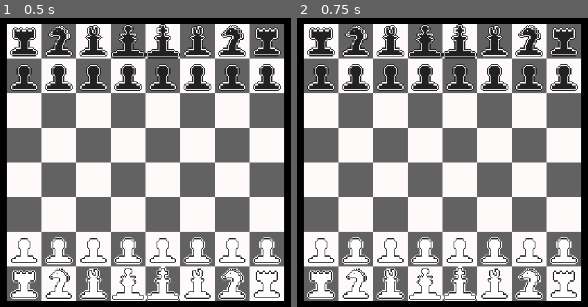
Above: before the commit, frames 1-2 (left to right).
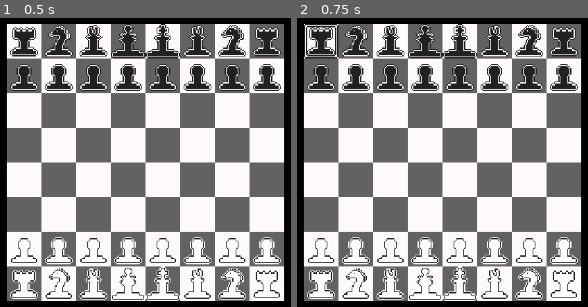
Above: after the commit, the same moments.

Repository: televisionia/untitled-chess-game
Game: Godot game, scene res://chess_2d.tscn
Two runs of this game, one before a commit and one after it. Both use one fixed random seed, a clock stepped at 60 frames per second and the inputs below.
Inputs (mouse positions are in pixels of both pictures, inside the frame that each line leads up to):
- Up to frame 1 (0.5 s): no input
- Up to frame 2 (0.75 s): click (320, 41) at 0.52 s

Frame 1 is identical in both runs. In frame 2, 0.5% of the frame differs, in the area x 2-15%, y 2-15%.

Commit message:
Pieces can now move

Diff:
--- a/Board_Components/Base/Empty.tscn
+++ b/Board_Components/Base/Empty.tscn
@@ -2,7 +2,7 @@
 
 [ext_resource type="Texture2D" uid="uid://b8gsams5f0bay" path="res://Images/Base/Empty.png" id="1_kf4v7"]
 
-[node name="EMPTY" type="TextureRect"]
+[node name="LIGHT_PAWN" type="TextureRect"]
 offset_right = 50.0
 offset_bottom = 50.0
 size_flags_horizontal = 3
--- /dev/null
+++ b/Board_Components/Base/Path.tscn
@@ -0,0 +1,11 @@
+[gd_scene load_steps=2 format=3 uid="uid://dhnpa1nvlo4bt"]
+
+[ext_resource type="Texture2D" uid="uid://b6byckkrxofvp" path="res://Images/Game/Path_Box.png" id="1_ucrgt"]
+
+[node name="PATH" type="TextureRect"]
+offset_right = 40.0
+offset_bottom = 40.0
+size_flags_horizontal = 3
+size_flags_vertical = 3
+mouse_filter = 2
+texture = ExtResource("1_ucrgt")
--- a/Board_Components/Base/Square_Dark.tscn
+++ b/Board_Components/Base/Square_Dark.tscn
@@ -7,4 +7,5 @@
 offset_bottom = 40.0
 size_flags_horizontal = 3
 size_flags_vertical = 3
+mouse_filter = 2
 texture = ExtResource("1_qa66l")
--- a/Board_Components/Base/Square_Light.tscn
+++ b/Board_Components/Base/Square_Light.tscn
@@ -7,4 +7,5 @@
 offset_bottom = 40.0
 size_flags_horizontal = 3
 size_flags_vertical = 3
+mouse_filter = 2
 texture = ExtResource("1_n6lmn")
--- a/Board_Components/Pieces/Dark_Piece_Bishop.tscn
+++ b/Board_Components/Pieces/Dark_Piece_Bishop.tscn
@@ -7,5 +7,6 @@
 offset_bottom = 50.0
 size_flags_horizontal = 3
 size_flags_vertical = 3
+mouse_filter = 2
 texture = ExtResource("1_r05dv")
 expand_mode = 4
--- a/Board_Components/Pieces/Dark_Piece_King.tscn
+++ b/Board_Components/Pieces/Dark_Piece_King.tscn
@@ -7,5 +7,6 @@
 offset_bottom = 50.0
 size_flags_horizontal = 3
 size_flags_vertical = 3
+mouse_filter = 2
 texture = ExtResource("1_ie7ln")
 expand_mode = 4
--- a/Board_Components/Pieces/Dark_Piece_Knight.tscn
+++ b/Board_Components/Pieces/Dark_Piece_Knight.tscn
@@ -7,5 +7,6 @@
 offset_bottom = 50.0
 size_flags_horizontal = 3
 size_flags_vertical = 3
+mouse_filter = 2
 texture = ExtResource("1_dj508")
 expand_mode = 4
--- a/Board_Components/Pieces/Dark_Piece_Pawn.tscn
+++ b/Board_Components/Pieces/Dark_Piece_Pawn.tscn
@@ -7,5 +7,6 @@
 offset_bottom = 50.0
 size_flags_horizontal = 3
 size_flags_vertical = 3
+mouse_filter = 2
 texture = ExtResource("1_5rj7h")
 expand_mode = 4
--- a/Board_Components/Pieces/Dark_Piece_Queen.tscn
+++ b/Board_Components/Pieces/Dark_Piece_Queen.tscn
@@ -7,5 +7,6 @@
 offset_bottom = 50.0
 size_flags_horizontal = 3
 size_flags_vertical = 3
+mouse_filter = 2
 texture = ExtResource("1_37txp")
 expand_mode = 4
--- a/Board_Components/Pieces/Dark_Piece_Rook.tscn
+++ b/Board_Components/Pieces/Dark_Piece_Rook.tscn
@@ -7,5 +7,6 @@
 offset_bottom = 50.0
 size_flags_horizontal = 3
 size_flags_vertical = 3
+mouse_filter = 2
 texture = ExtResource("1_re3cl")
 expand_mode = 4
--- a/Board_Components/Pieces/Light_Piece_Bishop.tscn
+++ b/Board_Components/Pieces/Light_Piece_Bishop.tscn
@@ -7,5 +7,6 @@
 offset_bottom = 50.0
 size_flags_horizontal = 3
 size_flags_vertical = 3
+mouse_filter = 2
 texture = ExtResource("1_14p5c")
 expand_mode = 4
--- a/Board_Components/Pieces/Light_Piece_King.tscn
+++ b/Board_Components/Pieces/Light_Piece_King.tscn
@@ -7,5 +7,6 @@
 offset_bottom = 50.0
 size_flags_horizontal = 3
 size_flags_vertical = 3
+mouse_filter = 2
 texture = ExtResource("1_7n5m2")
 expand_mode = 4
--- a/Board_Components/Pieces/Light_Piece_Knight.tscn
+++ b/Board_Components/Pieces/Light_Piece_Knight.tscn
@@ -7,5 +7,6 @@
 offset_bottom = 50.0
 size_flags_horizontal = 3
 size_flags_vertical = 3
+mouse_filter = 2
 texture = ExtResource("1_m3g10")
 expand_mode = 4
--- a/Board_Components/Pieces/Light_Piece_Pawn.tscn
+++ b/Board_Components/Pieces/Light_Piece_Pawn.tscn
@@ -7,5 +7,6 @@
 offset_bottom = 50.0
 size_flags_horizontal = 3
 size_flags_vertical = 3
+mouse_filter = 2
 texture = ExtResource("1_c4i6t")
 expand_mode = 4
--- a/Board_Components/Pieces/Light_Piece_Queen.tscn
+++ b/Board_Components/Pieces/Light_Piece_Queen.tscn
@@ -7,5 +7,6 @@
 offset_bottom = 50.0
 size_flags_horizontal = 3
 size_flags_vertical = 3
+mouse_filter = 2
 texture = ExtResource("1_hkn3a")
 expand_mode = 4
--- a/Board_Components/Pieces/Light_Piece_Rook.tscn
+++ b/Board_Components/Pieces/Light_Piece_Rook.tscn
@@ -7,5 +7,6 @@
 offset_bottom = 50.0
 size_flags_horizontal = 3
 size_flags_vertical = 3
+mouse_filter = 2
 texture = ExtResource("1_jrbl4")
 expand_mode = 4
--- a/Chess_Script.gd
+++ b/Chess_Script.gd
@@ -1,7 +1,7 @@
 extends Control
 
 # For identifying what sprite to render on each slot
-enum SLOT_ID {EMPTY, SQUARE_LIGHT, SQUARE_DARK,
+enum SLOT_ID {EMPTY, SQUARE_LIGHT, SQUARE_DARK, PATH,
 LIGHT_PIECE_PAWN, LIGHT_PIECE_ROOK, LIGHT_PIECE_KNIGHT, LIGHT_PIECE_BISHOP, LIGHT_PIECE_QUEEN, LIGHT_PIECE_KING,
 DARK_PIECE_PAWN, DARK_PIECE_ROOK, DARK_PIECE_KNIGHT, DARK_PIECE_BISHOP, DARK_PIECE_QUEEN, DARK_PIECE_KING}
 
@@ -9,6 +9,8 @@
 preload("res://Board_Components/Base/Empty.tscn"),
 
 preload("res://Board_Components/Base/Square_Light.tscn"), preload("res://Board_Components/Base/Square_Dark.tscn"),
+
+preload("res://Board_Components/Base/Path.tscn"),
 
 preload("res://Board_Components/Pieces/Light_Piece_Pawn.tscn"), preload("res://Board_Components/Pieces/Light_Piece_Rook.tscn"),
 preload("res://Board_Components/Pieces/Light_Piece_Knight.tscn"), preload("res://Board_Components/Pieces/Light_Piece_Bishop.tscn"),
@@ -19,6 +21,12 @@
 preload("res://Board_Components/Pieces/Dark_Piece_Queen.tscn"), preload("res://Board_Components/Pieces/Dark_Piece_King.tscn")
 ]
 
+var PIECE_BUTTON = preload("res://Piece_Control.tscn")
+
+var PATH_BUTTON = preload("res://Path_Control.tscn")
+
+var SELECTED_PIECE = null
+
 # Size of board
 var BOARD_ROWS = 8
 var BOARD_COLUMNS = 8
@@ -27,25 +35,33 @@
 var LAYERS = []
 var LAYER_OBJECT = preload("res://Layer.tscn")
 
+var BASE_LAYER = 0
+var PIECE_LAYER = 1
+var OVERLAY_LAYER = 2
+
+
+
 func make_layer(layer):
-	var board = LAYER_OBJECT.instantiate()
-	board.name = "Layer" + str(layer)
-	board.columns = BOARD_COLUMNS
-	add_child(board)
-	board.set_owner(self)
-	LAYERS.insert(layer, [])
-
-	board.anchor_left = 0.5
-	board.anchor_right = 0.5
-	board.anchor_top = 0.5
-	board.anchor_bottom = 0.5
-
-
-	board.size.x = 400
-	var square_height = size.x / BOARD_COLUMNS
-	board.size.y = square_height * BOARD_ROWS
-
-	return board
+	if get_node("Layer" + str(layer)) == null:
+		var board = LAYER_OBJECT.instantiate()
+		board.name = "Layer" + str(layer)
+		board.columns = BOARD_COLUMNS
+		add_child(board)
+		board.set_owner(self)
+		LAYERS.insert(layer, [])
+
+		board.anchor_left = 0.5
+		board.anchor_right = 0.5
+		board.anchor_top = 0.5
+		board.anchor_bottom = 0.5
+
+
+		board.size.x = 400
+		var square_height = size.x / BOARD_COLUMNS
+		board.size.y = square_height * BOARD_ROWS
+
+		return board
+	return null
 
 
 func setup_base(layer):
@@ -113,28 +129,546 @@
 				_:
 					layer_slots[row].insert(column, SLOT_ID.EMPTY)
 
+func setup_overlay(layer):
+	make_layer(layer)
+	var layer_slots = LAYERS[layer]
+
+	for row in range(BOARD_ROWS):
+		layer_slots.insert(row, [])
+		for column in range(BOARD_COLUMNS):
+			layer_slots[row].insert(column, SLOT_ID.EMPTY)
+
 func clear_layer(layer):
 	var grid = get_node("Layer" + str(layer))
 	for object in grid.get_children():
 		grid.remove_child(object)
 		object.queue_free()
 
+func draw_layer(layer_id):
+	var layer = LAYERS[layer_id]
+	clear_layer(layer_id)
+
+	var layer_object = get_node("Layer" + str(layer_id))
+	for row in layer:
+		for column in row:
+			var new_object = SLOT_OBJECTS[column].instantiate()
+			new_object.add_to_group(str(new_object.name))
+			layer_object.add_child(new_object)
+			new_object.owner = layer_object
+			new_object.mouse_filter = 2
+			if column >= SLOT_ID.LIGHT_PIECE_PAWN and column <= SLOT_ID.DARK_PIECE_KING:
+				var new_button = PIECE_BUTTON.instantiate()
+
+				new_object.add_child(new_button)
+				new_button.owner = new_object
+				new_button.pressed.connect(self._piece_selected.bind(new_object))
+			elif column == SLOT_ID.PATH:
+				var new_button = PATH_BUTTON.instantiate()
+
+				new_object.add_child(new_button)
+				new_button.owner = new_object
+				new_button.pressed.connect(self._path_selected.bind(new_object))
+
 func draw_board():
 	var i = 0
 	for layer in LAYERS:
-		clear_layer(i)
-		for row in layer:
-			for column in row:
-				get_node("Layer" + str(i)).add_child(SLOT_OBJECTS[column].instantiate())
+		draw_layer(i)
 		i += 1
 
-
-# Called when the node enters the scene tree for the first time.
+func create_paths(piece, path_list, diag_path_list, attack_list, diag_attack_list):
+	setup_overlay(OVERLAY_LAYER)
+	draw_layer(OVERLAY_LAYER)
+	if path_list == null and diag_path_list == null:
+		return
+	var piece_slots = LAYERS[PIECE_LAYER]
+	var overlay_slots = LAYERS[OVERLAY_LAYER]
+
+
+	var origin_index = piece.get_index()
+	var origin_column = origin_index % BOARD_COLUMNS
+	var origin_row = (origin_index - origin_index % BOARD_COLUMNS) / BOARD_ROWS
+
+	var blocked_list = []
+
+	if path_list != null:
+		for path in path_list:
+			var column = path[0]
+			var row = path[1]
+			if row + origin_row >= 0 and row + origin_row < BOARD_ROWS and column + origin_column >= 0 and column + origin_column < BOARD_COLUMNS:
+				if piece_slots[row + origin_row][column + origin_column] == SLOT_ID.EMPTY:
+					if (path in blocked_list) or ([path[0], path[1] + 1] in blocked_list) or ([path[0], path[1] - 1] in blocked_list) or ([path[0] + 1, path[1]] in blocked_list) or ([path[0] - 1, path[1]] in blocked_list):
+						blocked_list.append(path)
+					else:
+						overlay_slots[row + origin_row][column + origin_column] = SLOT_ID.PATH
+				else:
+					blocked_list.append(path)
+
+	blocked_list = []
+
+	if diag_path_list != null:
+		for path in diag_path_list:
+			var column = path[0]
+			var row = path[1]
+			if row + origin_row >= 0 and row + origin_row < BOARD_ROWS and column + origin_column >= 0 and column + origin_column < BOARD_COLUMNS:
+				if piece_slots[row + origin_row][column + origin_column] == SLOT_ID.EMPTY:
+					if (path in blocked_list) or ([path[0] + 1, path[1] + 1] in blocked_list) or ([path[0] - 1, path[1] - 1] in blocked_list) or ([path[0] + 1, path[1] - 1] in blocked_list) or ([path[0] - 1, path[1] + 1] in blocked_list):
+						blocked_list.append(path)
+					else:
+						overlay_slots[row + origin_row][column + origin_column] = SLOT_ID.PATH
+				else:
+					blocked_list.append(path)
+
+	blocked_list = []
+
+	if attack_list != null:
+		for path in attack_list:
+			var column = path[0]
+			var row = path[1]
+			if row + origin_row >= 0 and row + origin_row < BOARD_ROWS and column + origin_column >= 0 and column + origin_column < BOARD_COLUMNS:
+				if (path in blocked_list) or ([path[0], path[1] + 1] in blocked_list) or ([path[0], path[1] - 1] in blocked_list) or ([path[0] + 1, path[1]] in blocked_list) or ([path[0] - 1, path[1]] in blocked_list):
+					blocked_list.append(path)
+				else:
+					if piece_slots[row + origin_row][column + origin_column] >= SLOT_ID.DARK_PIECE_PAWN and piece_slots[row + origin_row][column + origin_column] <= SLOT_ID.DARK_PIECE_KING:
+						overlay_slots[row + origin_row][column + origin_column] = SLOT_ID.PATH
+						blocked_list.append(path)
+					elif piece_slots[row + origin_row][column + origin_column] >= SLOT_ID.LIGHT_PIECE_PAWN and piece_slots[row + origin_row][column + origin_column] <= SLOT_ID.LIGHT_PIECE_KING:
+						blocked_list.append(path)
+
+	blocked_list = []
+
+	if diag_attack_list != null:
+		for path in diag_attack_list:
+			var column = path[0]
+			var row = path[1]
+			if row + origin_row >= 0 and row + origin_row < BOARD_ROWS and column + origin_column >= 0 and column + origin_column < BOARD_COLUMNS:
+				if (path in blocked_list) or ([path[0] + 1, path[1] + 1] in blocked_list) or ([path[0] - 1, path[1] - 1] in blocked_list) or ([path[0] + 1, path[1] - 1] in blocked_list) or ([path[0] - 1, path[1] + 1] in blocked_list):
+					blocked_list.append(path)
+				else:
+					if piece_slots[row + origin_row][column + origin_column] >= SLOT_ID.DARK_PIECE_PAWN and piece_slots[row + origin_row][column + origin_column] <= SLOT_ID.DARK_PIECE_KING:
+						overlay_slots[row + origin_row][column + origin_column] = SLOT_ID.PATH
+						blocked_list.append(path)
+					elif piece_slots[row + origin_row][column + origin_column] >= SLOT_ID.LIGHT_PIECE_PAWN and piece_slots[row + origin_row][column + origin_column] <= SLOT_ID.LIGHT_PIECE_KING:
+						blocked_list.append(path)
+
+	draw_layer(OVERLAY_LAYER)
+
+func _piece_selected(piece):
+	SELECTED_PIECE = piece
+	var piece_index = SELECTED_PIECE.get_index()
+	var piece_type = SELECTED_PIECE.get_groups()[0]
+	match piece_type:
+		"LIGHT_PAWN":
+			create_paths(
+				piece,
+			[
+				[0,-1]
+			],
+
+			null,
+
+			null,
+
+			[
+				[1,-1],
+				[-1,-1]
+			]
+			)
+
+		"LIGHT_ROOK":
+			create_paths(
+				piece,
+			[
+				[0,-1],
+				[0,-2],
+				[0,-3],
+				[0,-4],
+				[0,-5],
+				[0,-6],
+				[0,-7],
+				[0,-8],
+				[0,1],
+				[0,2],
+				[0,3],
+				[0,4],
+				[0,5],
+				[0,6],
+				[0,7],
+				[0,8],
+				[-1,0],
+				[-2,0],
+				[-3,0],
+				[-4,0],
+				[-5,0],
+				[-6,0],
+				[-7,0],
+				[-8,0],
+				[1,0],
+				[2,0],
+				[3,0],
+				[4,0],
+				[5,0],
+				[6,0],
+				[7,0],
+				[8,0]
+			],
+
+			null,
+
+			[
+				[0,-1],
+				[0,-2],
+				[0,-3],
+				[0,-4],
+				[0,-5],
+				[0,-6],
+				[0,-7],
+				[0,-8],
+				[0,1],
+				[0,2],
+				[0,3],
+				[0,4],
+				[0,5],
+				[0,6],
+				[0,7],
+				[0,8],
+				[-1,0],
+				[-2,0],
+				[-3,0],
+				[-4,0],
+				[-5,0],
+				[-6,0],
+				[-7,0],
+				[-8,0],
+				[1,0],
+				[2,0],
+				[3,0],
+				[4,0],
+				[5,0],
+				[6,0],
+				[7,0],
+				[8,0]
+			],
+
+			null
+
+			)
+
+		"LIGHT_KNIGHT":
+			create_paths(
+				piece,
+			[
+				[2,-1],
+				[-2,-1],
+				[2,1],
+				[-2,1],
+				[1,-2],
+				[-1,-2],
+				[1,2],
+				[-1,2]
+			],
+
+			null,
+
+			[
+				[2,-1],
+				[-2,-1],
+				[2,1],
+				[-2,1],
+				[1,-2],
+				[-1,-2],
+				[1,2],
+				[-1,2]
+			],
+
+			null
+
+			)
+
+		"LIGHT_BISHOP":
+			create_paths(
+				piece,
+
+			null,
+
+			[
+				[1,1],
+				[2,2],
+				[3,3],
+				[4,4],
+				[5,5],
+				[6,6],
+				[7,7],
+				[8,8],
+				[-1,1],
+				[-2,2],
+				[-3,3],
+				[-4,4],
+				[-5,5],
+				[-6,6],
+				[-7,7],
+				[-8,8],
+				[1,-1],
+				[2,-2],
+				[3,-3],
+				[4,-4],
+				[5,5],
+				[6,-6],
+				[7,-7],
+				[8,-8],
+				[-1,-1],
+				[-2,-2],
+				[-3,-3],
+				[-4,-4],
+				[-5,-5],
+				[-6,-6],
+				[-7,-7],
+				[-8,-8]
+			],
+
+			null,
+
+			[
+				[1,1],
+				[2,2],
+				[3,3],
+				[4,4],
+				[5,5],
+				[6,6],
+				[7,7],
+				[8,8],
+				[-1,1],
+				[-2,2],
+				[-3,3],
+				[-4,4],
+				[-5,5],
+				[-6,6],
+				[-7,7],
+				[-8,8],
+				[1,-1],
+				[2,-2],
+				[3,-3],
+				[4,-4],
+				[5,5],
+				[6,-6],
+				[7,-7],
+				[8,-8],
+				[-1,-1],
+				[-2,-2],
+				[-3,-3],
+				[-4,-4],
+				[-5,-5],
+				[-6,-6],
+				[-7,-7],
+				[-8,-8]
+			]
+
+			)
+
+		"LIGHT_QUEEN":
+			create_paths(
+				piece,
+
+			[
+				[0,-1],
+				[0,-2],
+				[0,-3],
+				[0,-4],
+				[0,-5],
+				[0,-6],
+				[0,-7],
+				[0,-8],
+				[0,1],
+				[0,2],
+				[0,3],
+				[0,4],
+				[0,5],
+				[0,6],
+				[0,7],
+				[0,8],
+				[-1,0],
+				[-2,0],
+				[-3,0],
+				[-4,0],
+				[-5,0],
+				[-6,0],
+				[-7,0],
+				[-8,0],
+				[1,0],
+				[2,0],
+				[3,0],
+				[4,0],
+				[5,0],
+				[6,0],
+				[7,0],
+				[8,0]
+			],
+
+			[
+				[1,1],
+				[2,2],
+				[3,3],
+				[4,4],
+				[5,5],
+				[6,6],
+				[7,7],
+				[8,8],
+				[-1,1],
+				[-2,2],
+				[-3,3],
+				[-4,4],
+				[-5,5],
+				[-6,6],
+				[-7,7],
+				[-8,8],
+				[1,-1],
+				[2,-2],
+				[3,-3],
+				[4,-4],
+				[5,5],
+				[6,-6],
+				[7,-7],
+				[8,-8],
+				[-1,-1],
+				[-2,-2],
+				[-3,-3],
+				[-4,-4],
+				[-5,-5],
+				[-6,-6],
+				[-7,-7],
+				[-8,-8]
+			],
+
+			[
+				[0,-1],
+				[0,-2],
+				[0,-3],
+				[0,-4],
+				[0,-5],
+				[0,-6],
+				[0,-7],
+				[0,-8],
+				[0,1],
+				[0,2],
+				[0,3],
+				[0,4],
+				[0,5],
+				[0,6],
+				[0,7],
+				[0,8],
+				[-1,0],
+				[-2,0],
+				[-3,0],
+				[-4,0],
+				[-5,0],
+				[-6,0],
+				[-7,0],
+				[-8,0],
+				[1,0],
+				[2,0],
+				[3,0],
+				[4,0],
+				[5,0],
+				[6,0],
+				[7,0],
+				[8,0]
+			],
+
+			[
+				[1,1],
+				[2,2],
+				[3,3],
+				[4,4],
+				[5,5],
+				[6,6],
+				[7,7],
+				[8,8],
+				[-1,1],
+				[-2,2],
+				[-3,3],
+				[-4,4],
+				[-5,5],
+				[-6,6],
+				[-7,7],
+				[-8,8],
+				[1,-1],
+				[2,-2],
+				[3,-3],
+				[4,-4],
+				[5,5],
+				[6,-6],
+				[7,-7],
+				[8,-8],
+				[-1,-1],
+				[-2,-2],
+				[-3,-3],
+				[-4,-4],
+				[-5,-5],
+				[-6,-6],
+				[-7,-7],
+				[-8,-8]
+			]
+
+			)
+
+		"LIGHT_KING":
+			create_paths(
+				piece,
+			[
+				[1,0],
+				[-1,0],
+				[0,1],
+				[0,-1]
+			],
+
+			[
+				[1,1],
+				[-1,-1],
+				[-1,1],
+				[1,-1]
+			],
+
+			[
+				[1,0],
+				[-1,0],
+				[0,1],
+				[0,-1]
+			],
+
+			[
+				[1,1],
+				[-1,-1],
+				[-1,1],
+				[1,-1]
+			]
+
+			)
+		_:
+			create_paths(piece_index, null, null, null, null)
+
+func _path_selected(path):
+	if SELECTED_PIECE == null:
+		return
+
+	var location_index = path.get_index()
+	var location_column = location_index % BOARD_COLUMNS
+	var location_row = (location_index - location_index % BOARD_COLUMNS) / BOARD_ROWS
+
+	var piece_slots = LAYERS[PIECE_LAYER]
+	var piece_index = SELECTED_PIECE.get_index()
+	var piece_column = piece_index % BOARD_COLUMNS
+	var piece_row = (piece_index - piece_index % BOARD_COLUMNS) / BOARD_ROWS
+
+	piece_slots[location_row][location_column] = piece_slots[piece_row][piece_column]
+	piece_slots[piece_row][piece_column] = SLOT_ID.EMPTY
+	setup_overlay(OVERLAY_LAYER)
+	draw_board()
+
+# Called when the node enters the scene tree for the first time.Piece_Control
 func _ready():
-	setup_base(0)
-	setup_pieces(1)
+	setup_base(BASE_LAYER)
+	setup_pieces(PIECE_LAYER)
+	setup_overlay(OVERLAY_LAYER)
 	draw_board()
-
 
 # Called every frame. 'delta' is the elapsed time since the previous frame.
 func _process(delta):
--- a/Layer.tscn
+++ b/Layer.tscn
@@ -2,7 +2,7 @@
 
 [node name="LAYER" type="GridContainer"]
 layout_direction = 1
-anchors_preset = -1
+anchors_preset = 8
 anchor_left = 0.5
 anchor_top = 0.5
 anchor_right = 0.5
@@ -14,6 +14,7 @@
 grow_horizontal = 0
 size_flags_horizontal = 3
 size_flags_vertical = 3
+mouse_filter = 2
 theme_override_constants/h_separation = 0
 theme_override_constants/v_separation = 0
 columns = 8
--- /dev/null
+++ b/Path_Control.tscn
@@ -0,0 +1,25 @@
+[gd_scene load_steps=7 format=3 uid="uid://brblgtqka8sob"]
+
+[ext_resource type="Texture2D" uid="uid://dmgvrye0k2ebg" path="res://Images/Game/Select_Box.png" id="1_0gmc5"]
+
+[sub_resource type="StyleBoxEmpty" id="StyleBoxEmpty_ji2d4"]
+
+[sub_resource type="StyleBoxTexture" id="StyleBoxTexture_pogbu"]
+texture = ExtResource("1_0gmc5")
+
+[sub_resource type="StyleBoxEmpty" id="StyleBoxEmpty_ks4ed"]
+
+[sub_resource type="StyleBoxEmpty" id="StyleBoxEmpty_kxxa0"]
+
+[sub_resource type="StyleBoxEmpty" id="StyleBoxEmpty_8rqpy"]
+
+[node name="Piece_Path" type="Button"]
+offset_right = 50.0
+offset_bottom = 50.0
+mouse_default_cursor_shape = 2
+theme_override_styles/normal = SubResource("StyleBoxEmpty_ji2d4")
+theme_override_styles/hover = SubResource("StyleBoxTexture_pogbu")
+theme_override_styles/pressed = SubResource("StyleBoxEmpty_ks4ed")
+theme_override_styles/disabled = SubResource("StyleBoxEmpty_kxxa0")
+theme_override_styles/focus = SubResource("StyleBoxEmpty_8rqpy")
+action_mode = 0
--- /dev/null
+++ b/Piece_Control.tscn
@@ -0,0 +1,25 @@
+[gd_scene load_steps=7 format=3 uid="uid://bpr84cu6kgoaj"]
+
+[ext_resource type="Texture2D" uid="uid://dmgvrye0k2ebg" path="res://Images/Game/Select_Box.png" id="1_s7c3c"]
+
+[sub_resource type="StyleBoxEmpty" id="StyleBoxEmpty_xamua"]
+
+[sub_resource type="StyleBoxEmpty" id="StyleBoxEmpty_ggmco"]
+
+[sub_resource type="StyleBoxEmpty" id="StyleBoxEmpty_ks4ed"]
+
+[sub_resource type="StyleBoxEmpty" id="StyleBoxEmpty_kxxa0"]
+
+[sub_resource type="StyleBoxTexture" id="StyleBoxTexture_rvngt"]
+texture = ExtResource("1_s7c3c")
+
+[node name="Piece_Button" type="Button"]
+offset_right = 50.0
+offset_bottom = 50.0
+mouse_default_cursor_shape = 2
+theme_override_styles/normal = SubResource("StyleBoxEmpty_xamua")
+theme_override_styles/hover = SubResource("StyleBoxEmpty_ggmco")
+theme_override_styles/pressed = SubResource("StyleBoxEmpty_ks4ed")
+theme_override_styles/disabled = SubResource("StyleBoxEmpty_kxxa0")
+theme_override_styles/focus = SubResource("StyleBoxTexture_rvngt")
+action_mode = 0
Binary file added: Images/Game/Path_Box.png
Not shown, added: Images/Game/Path_Box.png.import
Binary file added: Images/Game/Select_Box.png
Not shown, added: Images/Game/Select_Box.png.import
